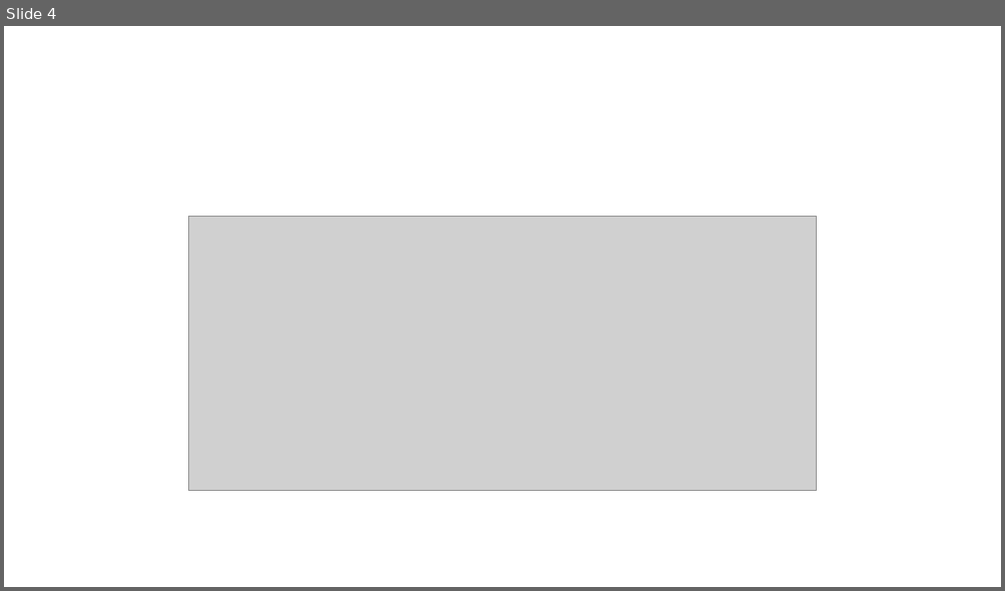
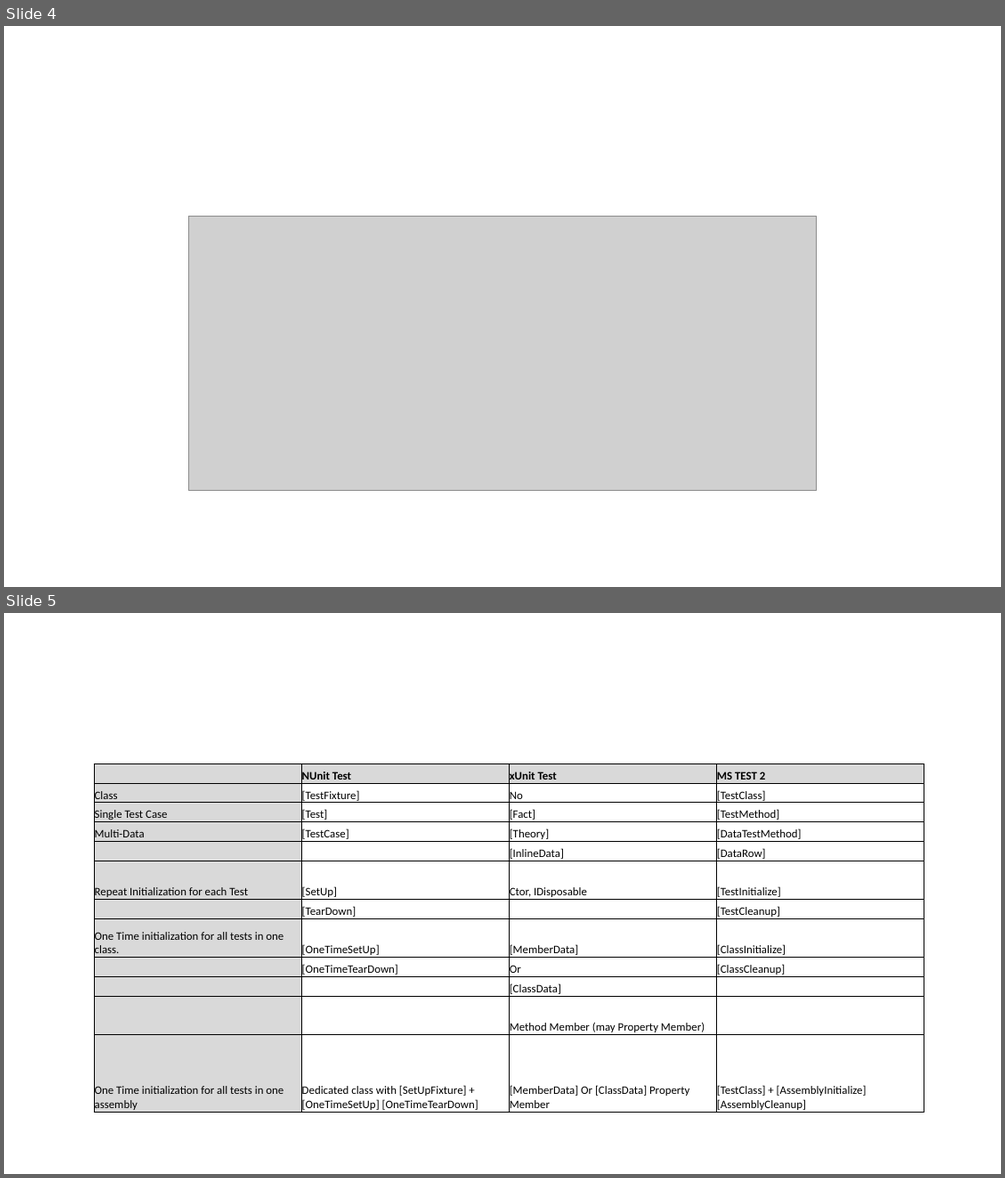
Before and after one commit to Amitpnk/Onion-architecture-ASP.NET-Core, a slide deck: PPT/Unit test.pptx. Shown one above the other, each under a label of ours: slide 4 before the commit, slides 4 and 5 after it. The pictures are 1005x591 and 1005x1178 pixels, drawn with LibreOffice and Linux fonts; fonts in the diff are those of the drawing; grey boxes stand for pictures. Boxes give left, top, right and bottom in pixels: in the first picture for what was removed or moved away, otherwise in the second. Text is boxed around its words. In the diff, an @@ line names an element or a change of style, - is before the commit and + after.

```diff
--- a/PPT/Unit test.pptx
+++ b/PPT/Unit test.pptx
@@ slide 5 added at bbox=[4, 613, 1001, 1174], background #FFFFFF @@
@@ table added at bbox=[94, 763, 922, 1116], 12 rows, 4 columns @@
+ | NUnit Test | xUnit Test | MS TEST 2
+Class | [TestFixture] | No | [TestClass]
+Single Test Case | [Test] | [Fact] | [TestMethod]
+Multi-Data | [TestCase] | [Theory] | [DataTestMethod]
+ |  | [InlineData] | [DataRow]
+Repeat Initialization for each Test | [SetUp] | Ctor, IDisposable | [TestInitialize]
+ | [TearDown] |  | [TestCleanup]
+One Time initialization for all tests in one class. | [OneTimeSetUp] | [MemberData] | [ClassInitialize]
+ | [OneTimeTearDown] | Or | [ClassCleanup]
+ |  | [ClassData] | 
+ |  | Method Member (may Property Member) | 
+One Time initialization for all tests in one assembly | Dedicated class with [SetUpFixture] + [OneTimeSetUp] [OneTimeTearDown] | [MemberData] Or [ClassData] Property Member | [TestClass] + [AssemblyInitialize] [AssemblyCleanup]
```
